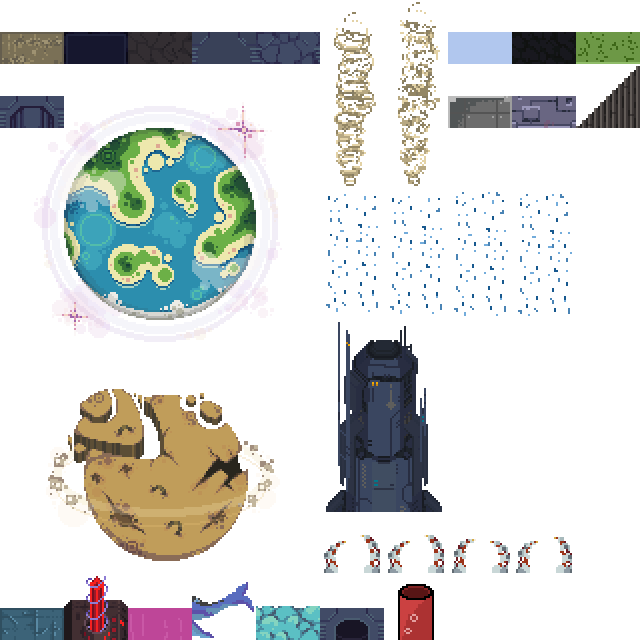
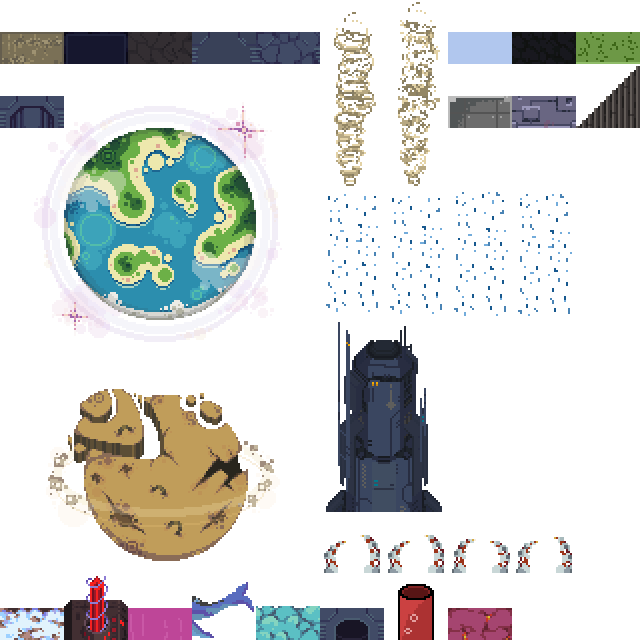
Before/after of a w=640, h=640 layered artwork. What changed in the layer stack:
added layer "wall-fire-above" above "wall-flesh-above" over [448, 608, 512, 640]
added layer "wall-ice-above" (1st of 2) above "wall-ice-above" over [0, 608, 64, 640]
